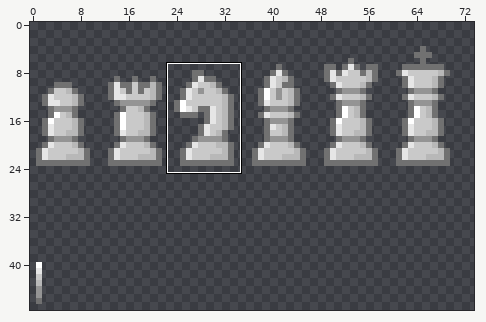
Two versions of one pixel-art file, assets/pieces.ase. Above: a wide view before the commit, with the close-up outlined.
Close-up. The starting point:
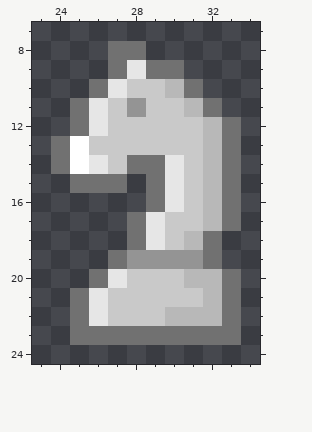
96x48 pixels, 1 frame. Colours within 5 levels of each other are drawn and written as one. Shown: x 23..34, y 7..24. The wide view leaves out empty margins. The commit also changed other parts of the picture, which this record leaves out.
After:
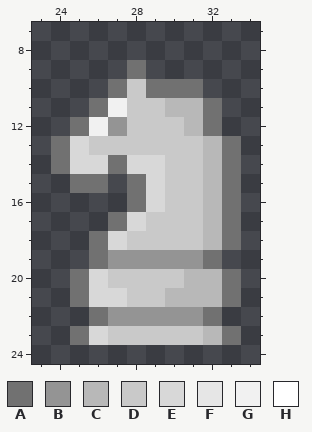
Palette (. is transparent): A #717171  B #949494  C #b8b8b8  D #c9c9c9  E #d8d8d8  F #e6e6e6  G #f1f1f1  H #ffffff
Changes in this commit:
Layer "Layer 1":
y 8: x 27..28 AA -> ..
y 9: x 27..30 AFAA -> .A..
y 10: x 26..27 AF -> .A; x 29..30 DC -> AA
y 11: x 25..28 AFDB -> .AGD; x 30 D -> C
y 12: x 26..27 FD -> GB; x 31..33 DCA -> CA.
y 13: x 25 H -> E
y 14: x 25..30 HFDAAF -> EEAEED
y 15: x 27..30 A.AF -> .AED
y 16: x 28..30 .AF -> AED
y 17: x 27..29 .AF -> AED
y 18: x 26..29 ..AF -> AEDD; x 31..33 CA. -> DCA
y 19: x 26..27 .A -> AB
y 20: x 25..27 .AF -> AED
y 21: x 26..27 FD -> EE; x 30..31 DD -> CC
y 22: x 25..33 AFDDDCCCA -> .ABBBBBA.
y 23: x 26..32 AAAAAAA -> EDDDDDC
